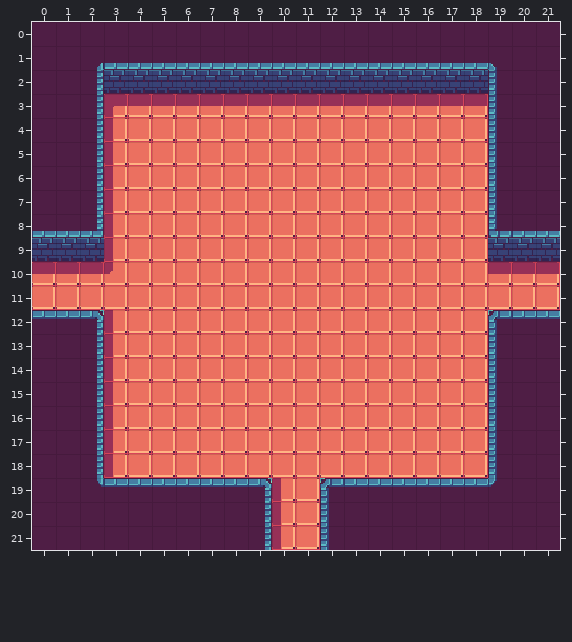
Two states of a Tiled map (JSON), assets/funhouse/map/2-0.json. The picture above was drawn from the file before the commit.
Cells are 16x16 px. Shown: x 0..21, y 0..21.
The same view after the edit:
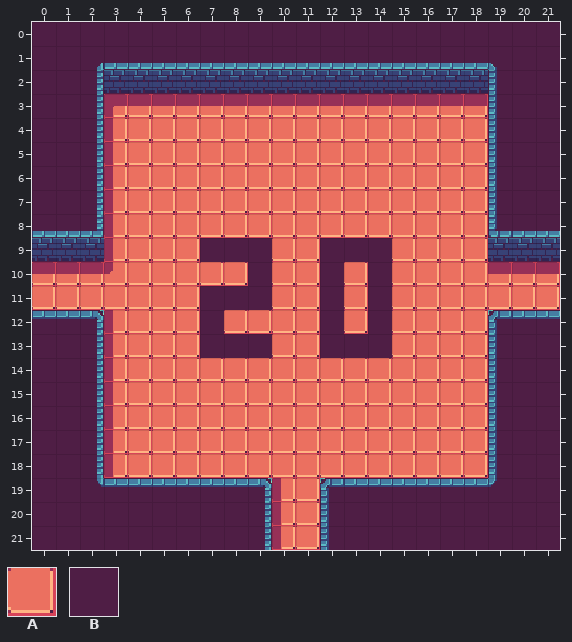
Key: from "Basics": A 5, B 6.
_ is an empty cell.
Change:
Layer "Floor":
y 9: x 7..9 AAA -> BBB; x 12..14 AAA -> BBB
y 10: x 9 A -> B; x 12 A -> B; x 14 A -> B
y 11: x 7..9 AAA -> BBB; x 12 A -> B; x 14 A -> B
y 12: x 7 A -> B; x 12 A -> B; x 14 A -> B
y 13: x 7..9 AAA -> BBB; x 12..14 AAA -> BBB
